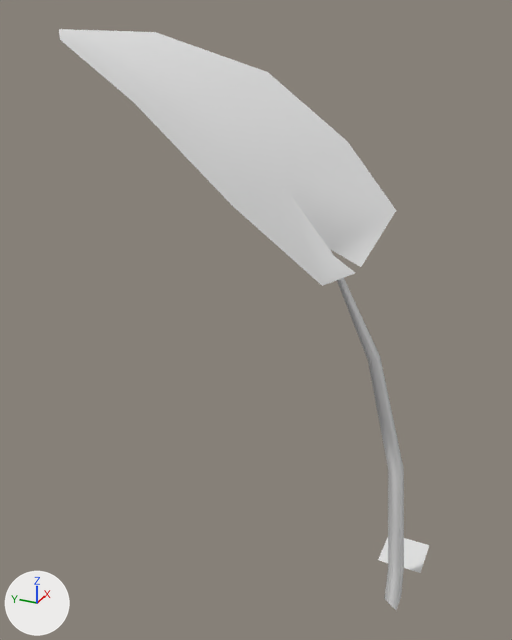
Two versions of the Blender file Game/GrassBlade.blend, one commit apart.
The view is the same before and after, from a 50 mm camera at (-24.9, -4.3, 24.2) aimed at (0.4, 7.0, 11.6). Every picture has the same lights, and +X, +Y and +Z are marked at lower left.

The first picture shows 'BigLeaf_ShaderCtl', 'SpadeLeafMesh'.
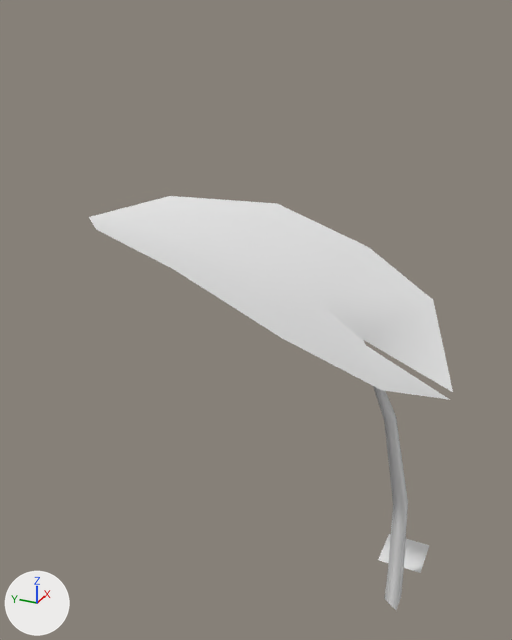
The change, as a diff of the scene's bpy script:
```diff
--- a/Game/GrassBlade.blend.py
+++ b/Game/GrassBlade.blend.py
@@ ob_frilledleafmesh @@
 ob_frilledleafmesh.location = (0.0, 0.0, 0.0)
-ob_frilledleafmesh.hide_set(True)  # its collection is switched off
+ob_frilledleafmesh.rotation_euler = (0.0, -1.571, 0.0)  # degrees (0, -90, 0)
@@ ob_spadeleafmesh @@
 ob_spadeleafmesh.location = (0.0, 0.0, 0.0)
-ob_spadeleafmesh.rotation_euler = (0.0, -1.571, 0.0)  # degrees (0, -90, 0)
+ob_spadeleafmesh.hide_set(True)  # its collection is switched off
```

Location of each change, (x1, y1, x2, y2) in pixels of the pictures (512 x 640 px):
'SpadeLeafMesh', hidden: before (59, 29, 404, 610)
'FrilledLeafMesh', shown: after (89, 196, 453, 610)
